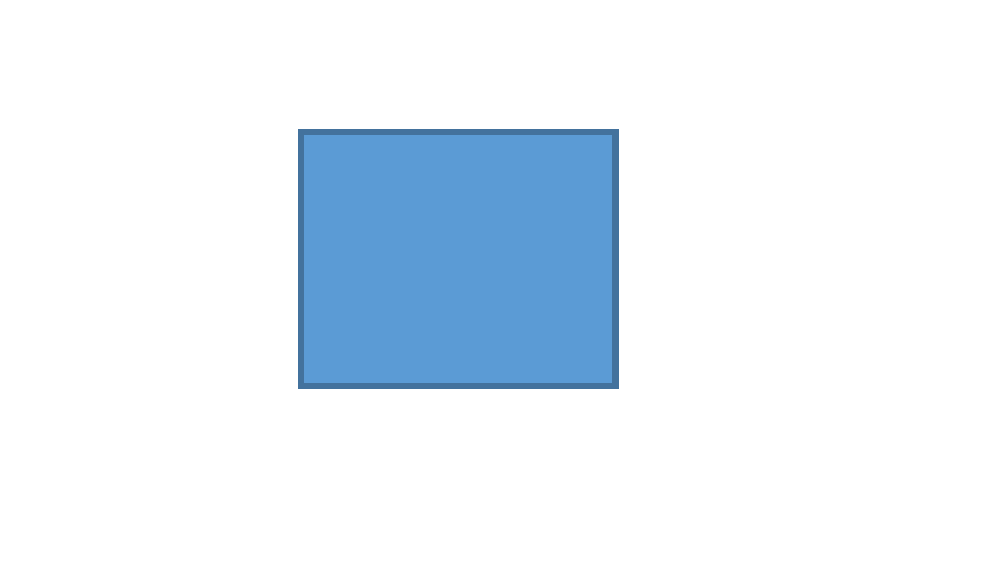
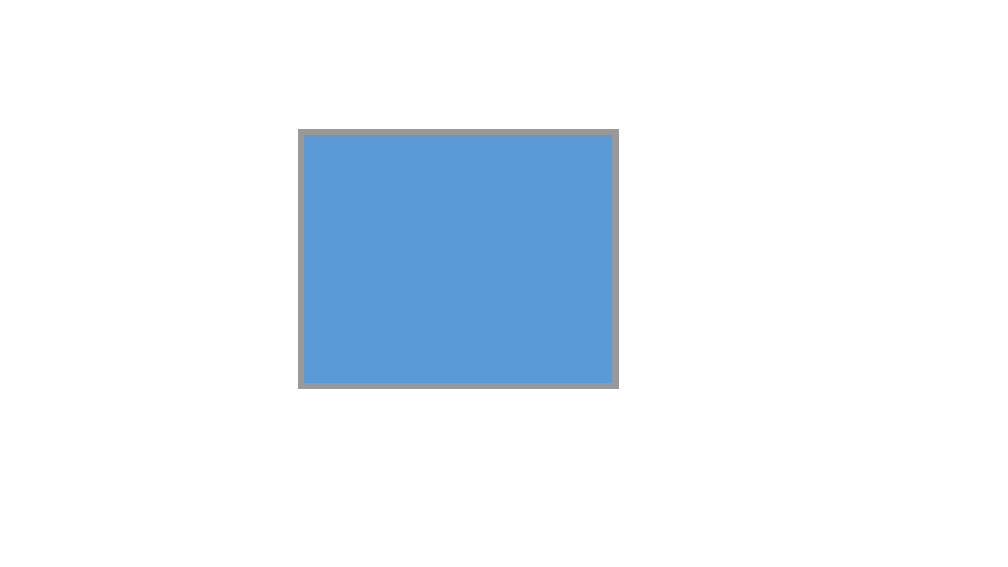
Before and after one commit to lindexi/lindexi_gd, a slide deck: slide 1 of Pptx/Test.pptx. Drawn at 1008x567 pixels with LibreOffice and Linux fonts; fonts in the diff are those of the drawing. Boxes give left, top, right and bottom in pixels: in the first picture for what was removed or moved away, otherwise in the second. Text is boxed around its words. In the diff, an @@ line names an element or a change of style, - is before the commit and + after.

```diff
--- a/Pptx/Test.pptx
+++ b/Pptx/Test.pptx
@@ rectangle at (301,132,616,386): outline #43739E 6 pt to #999999 6 pt @@
```
Also in this commit, not shown: 1 other file.
